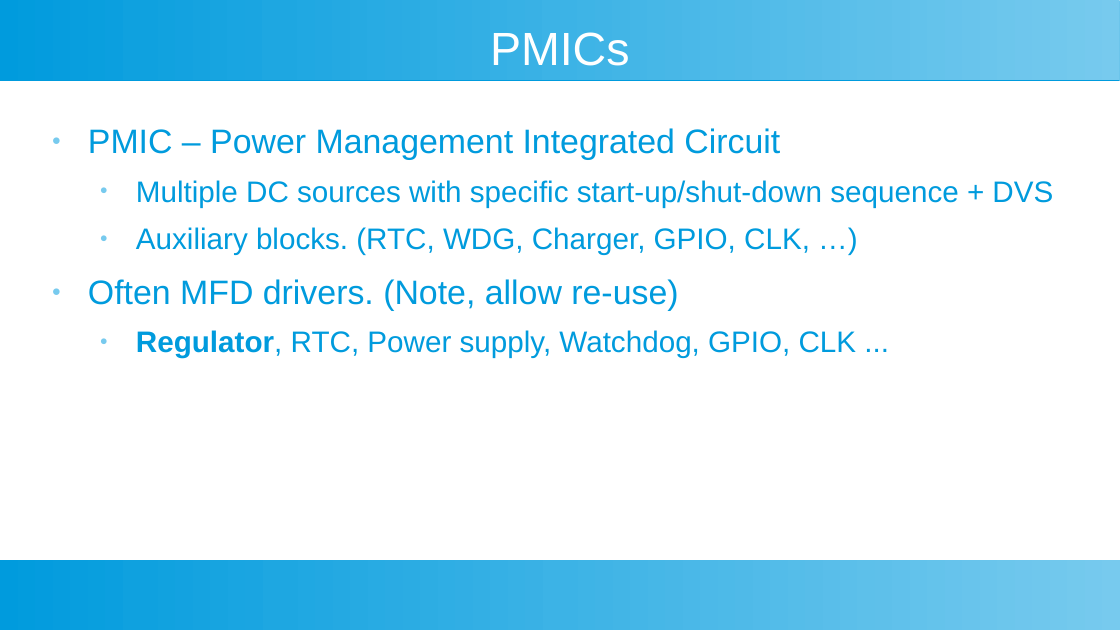
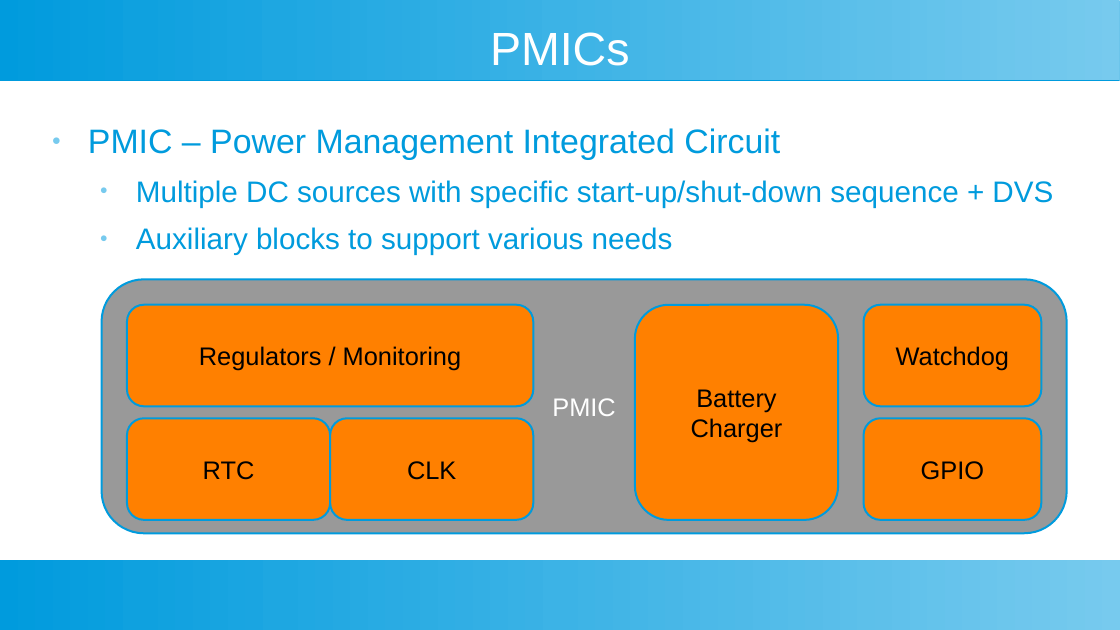
Before and after one commit to M-Vaittinen/babblings, a slide deck: slide 9 of PMIC/PMIC-babblings.odp (slide 6 before the commit). Drawn at 1120x630 pixels with LibreOffice and Linux fonts; fonts in the diff are those of the drawing. Boxes give left, top, right and bottom in pixels: in the first picture for what was removed or moved away, otherwise in the second. Text is boxed around its words. In the diff, an @@ line names an element or a change of style, - is before the commit and + after.

Commit message:
babblings: pmic: Add more pictures

```diff
--- a/PMIC/PMIC-babblings.odp
+++ b/PMIC/PMIC-babblings.odp
@@ text at (x1=136, y1=227, x2=673, y2=255): text changed @@
-  ● Auxiliary blocks. (RTC, WDG, Charger, GPIO, CLK, …)
-● Often MFD drivers. (Note, allow re-use)
-  ● Regulator, RTC, Power supply, Watchdog, GPIO, CLK ...
+  ● Auxiliary blocks to support various needs
@@ rounded rectangle added at (x1=102, y1=279, x2=1067, y2=534), fill #999999, outline #009BDD 1.42 pt, 18 pt, text #FFFFFF @@
+PMIC
@@ rounded rectangle added at (x1=127, y1=305, x2=534, y2=407), fill #FF8000, outline #009BDD 1.42 pt, 18 pt, text #000000 @@
+Regulators / Monitoring
@@ freeform shape added at (x1=635, y1=305, x2=838, y2=520), fill #FF8000, outline #009BDD 1.42 pt, 18 pt, text #000000 @@
+Battery
+Charger
@@ rounded rectangle added at (x1=864, y1=305, x2=1042, y2=407), fill #FF8000, outline #009BDD 1.42 pt, 18 pt, text #000000 @@
+Watchdog
@@ rounded rectangle added at (x1=127, y1=419, x2=330, y2=520), fill #FF8000, outline #009BDD 1.42 pt, 18 pt, text #000000 @@
+RTC
@@ rounded rectangle added at (x1=330, y1=419, x2=534, y2=520), fill #FF8000, outline #009BDD 1.42 pt, 18 pt, text #000000 @@
+CLK
@@ rounded rectangle added at (x1=864, y1=419, x2=1042, y2=520), fill #FF8000, outline #009BDD 1.42 pt, 18 pt, text #000000 @@
+GPIO
```
Also in this commit, not shown: 7 other slides changed, 4 slides added.
